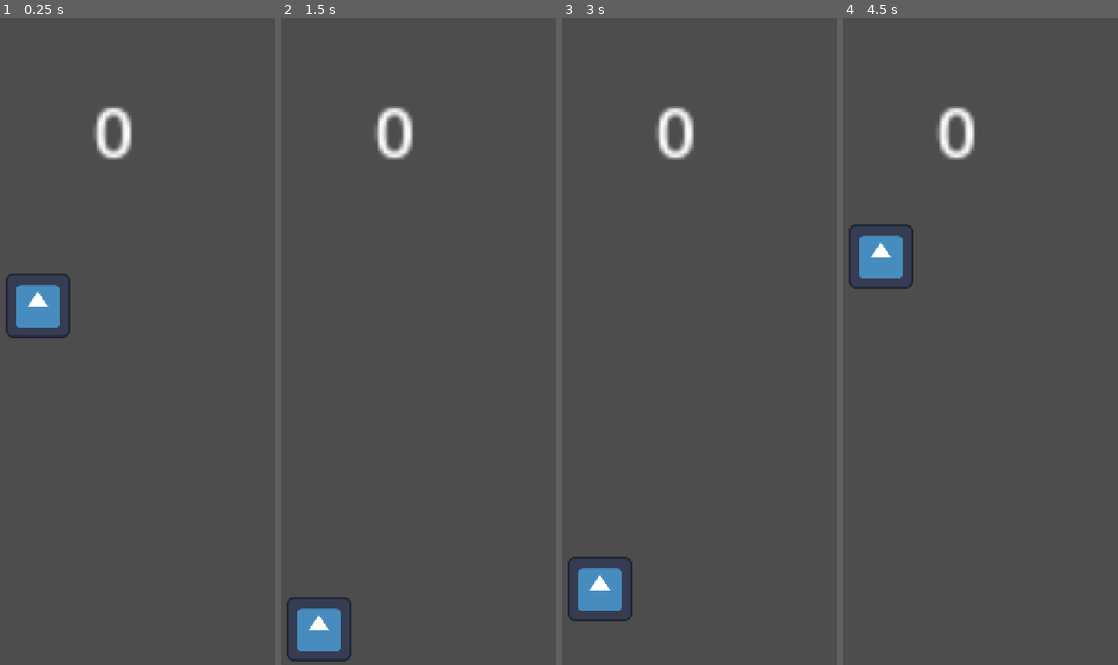
Above: before the commit, frames 1-4 (left to right).
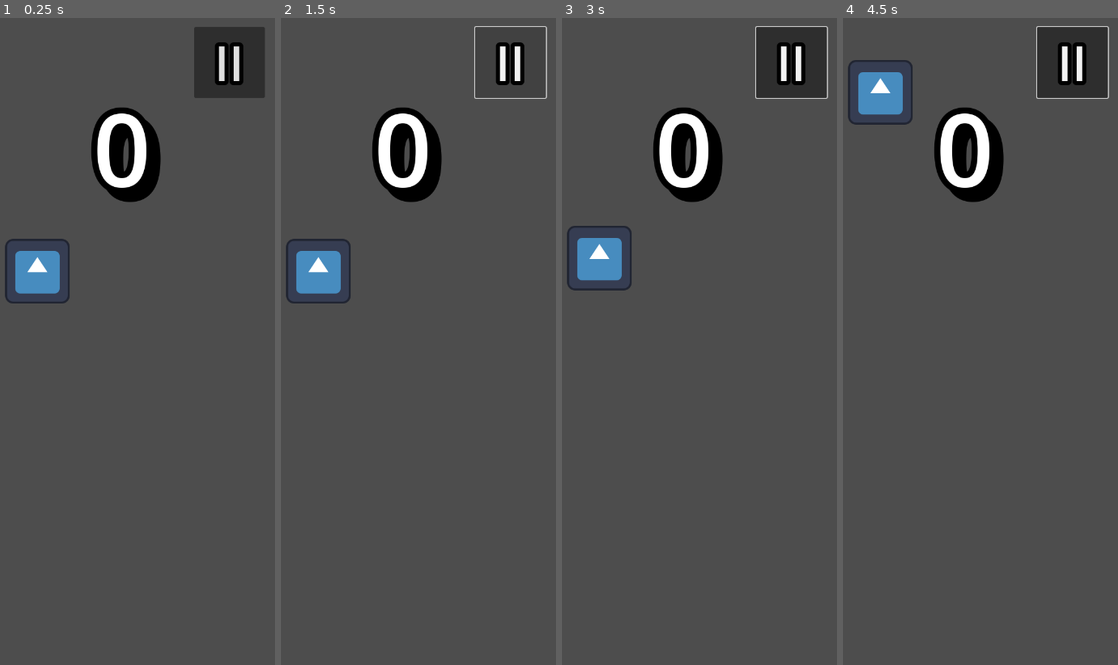
Above: after the commit, the same moments.

Repository: nekittheragdoll/FlappyMMA
Game: Godot game, scene res://scenes/game.tscn
Same seed, same stepped clock (60 frames per second), same inputs: the game is played once before the commit and once after it. The engine's default icon, where the game draws it, is replaced by a stand-in: a white triangle on a blue panel in a dark square.
Inputs (mouse positions are in pixels of both pictures, inside the frame that each line leads up to):
- Up to frame 1 (0.25 s): no input
- Up to frame 2 (1.5 s): click (509, 63) at 0.5 s, where only the run after the commit has a clickable "II"; click (509, 63) at 1.25 s, where only the run after the commit has a clickable "II"
- Up to frame 3 (3 s): click (790, 63) at 2 s, where only the run after the commit has a clickable "II"; tap Enter at 2.75 s; move the mouse to (647, 328) at 2.77 s; tap Space (jump) at 2.85 s; click (647, 328) at 2.92 s
- Up to frame 4 (4.5 s): tap Space (jump) at 3.02, 3.32, 3.6, 3.77, 4.07, 4.35 s; move the mouse to (862, 373) at 3.52 s; click (862, 373) at 3.67 s; move the mouse to (972, 199) at 4.27 s; click (972, 199) at 4.42 s

The runs differ from the first frame. In frame 1, 7.9% of the frame differs, in the area x 1-97%, y 1-50%; in frame 2, 6.5%; in frame 3, 8.6%; in frame 4, 8.6%, in the area x 1-97%, y 1-42%.

Commit message:
Added Score counter, autorestart, pause button

Diff:
--- a/project.godot
+++ b/project.godot
@@ -23,8 +23,7 @@
 
 window/size/viewport_width=720
 window/size/viewport_height=1280
-window/stretch/mode="canvas_items"
-window/stretch/aspect="expand"
+window/stretch/mode="viewport"
 window/handheld/orientation=1
 
 [input]
--- a/scenes/game.tscn
+++ b/scenes/game.tscn
@@ -9,6 +9,9 @@
 size = Vector2(835.5, 44)
 
 [sub_resource type="RectangleShape2D" id="RectangleShape2D_lbhrr"]
+
+[sub_resource type="SystemFont" id="SystemFont_lbhrr"]
+font_names = PackedStringArray("Impact")
 
 [node name="Game" type="Node2D"]
 process_mode = 3
@@ -29,10 +32,19 @@
 shape = SubResource("RectangleShape2D_uwrxv")
 debug_color = Color(0.996078, 0, 0.196078, 1)
 
+[node name="Floor2" type="Area2D" parent="."]
+position = Vector2(350, -44)
+scale = Vector2(1, 1.5)
+
+[node name="CollisionShape2D" type="CollisionShape2D" parent="Floor2"]
+shape = SubResource("RectangleShape2D_uwrxv")
+debug_color = Color(0.996078, 0, 0.196078, 1)
+metadata/_edit_lock_ = true
+
 [node name="Spawn_Timer" type="Timer" parent="."]
 process_mode = 1
 process_callback = 0
-wait_time = 7.0
+wait_time = 3.0
 autostart = true
 
 [node name="HUD" type="CanvasLayer" parent="."]
@@ -55,6 +67,7 @@
 grow_horizontal = 2
 grow_vertical = 2
 mouse_filter = 1
+metadata/_edit_use_anchors_ = true
 
 [node name="lbl_score" type="Label" parent="HUD/Control"]
 layout_mode = 0
@@ -62,9 +75,35 @@
 offset_top = 120.0
 offset_right = 376.0
 offset_bottom = 159.0
-scale = Vector2(5, 5)
 theme_type_variation = &"HeaderLarge"
+theme_override_colors/font_shadow_color = Color(0, 0, 0, 1)
+theme_override_colors/font_outline_color = Color(0, 0, 0, 1)
+theme_override_constants/shadow_offset_x = 16
+theme_override_constants/shadow_offset_y = 16
+theme_override_constants/outline_size = 48
+theme_override_constants/shadow_outline_size = 48
+theme_override_fonts/font = SubResource("SystemFont_lbhrr")
+theme_override_font_sizes/font_size = 200
 text = "0"
 
+[node name="btn_Pause" type="Button" parent="HUD/Control"]
+layout_mode = 1
+anchors_preset = -1
+anchor_left = -0.0305556
+anchor_top = 0.0078125
+anchor_right = -0.0305556
+anchor_bottom = 0.0078125
+offset_left = 582.0
+offset_top = 8.0
+offset_right = 722.0
+offset_bottom = 148.0
+theme_override_colors/font_outline_color = Color(0, 0, 0, 1)
+theme_override_constants/outline_size = 32
+theme_override_font_sizes/font_size = 96
+action_mode = 0
+text = "II"
+
 [connection signal="body_entered" from="Floor" to="." method="_on_obstacle_hit"]
+[connection signal="body_entered" from="Floor2" to="." method="_on_obstacle_hit"]
 [connection signal="timeout" from="Spawn_Timer" to="." method="_spawn_obstacle"]
+[connection signal="pressed" from="HUD/Control/btn_Pause" to="." method="_pause_the_game"]
--- a/scenes/obstacle.tscn
+++ b/scenes/obstacle.tscn
@@ -24,6 +24,7 @@
 scale = Vector2(6, 6.5)
 shape = SubResource("RectangleShape2D_drdry")
 debug_color = Color(1, 0, 0, 0.666667)
+metadata/_edit_lock_ = true
 
 [node name="BottomPart" type="Area2D" parent="."]
 position = Vector2(0, 1280)
@@ -37,12 +38,13 @@
 scale = Vector2(6, 6.5)
 shape = SubResource("RectangleShape2D_cjuko")
 debug_color = Color(1, 0, 0, 0.666667)
+metadata/_edit_lock_ = true
 
 [node name="PassPart" type="Area2D" parent="."]
 position = Vector2(0, 640)
 
 [node name="CollisionShape2D" type="CollisionShape2D" parent="PassPart"]
-position = Vector2(0, -4.5)
 scale = Vector2(5, 50)
 shape = SubResource("RectangleShape2D_sh7k1")
 debug_color = Color(0.0246666, 0.74, 0, 0.419608)
+metadata/_edit_lock_ = true
--- a/scripts/game.gd
+++ b/scripts/game.gd
@@ -2,34 +2,48 @@
 
 @export var player: CharacterBody2D
 @export var obstacle_scene: Resource
+var pause_btn: Button
 
 var Score: int = 0;
 var HUD : CanvasLayer
 
-enum State{START,PLAY,GAMEOVER}
+
+enum State{START,PLAY,PAUSED,GAMEOVER}
 var current_state = State.START
+var next_state = current_state
 
 # Called when the node enters the scene tree for the first time.
 func _ready() -> void:
 	HUD = get_node("HUD")
 	player = get_node("Player")
 	obstacle_scene = preload("res://scenes/obstacle.tscn")
-	#get_tree().paused = true
+	pause_btn = get_node("HUD/Control/btn_Pause")
+	get_tree().paused = true
 
-func _input(event: InputEvent) -> void:
-	if (current_state == State.START and Input.is_action_just_pressed("jump")):
-		print("wtf")
-		current_state = State.PLAY
-		get_tree().paused = false
 
 # Called every frame. 'delta' is the elapsed time since the previous frame.
 func _physics_process(delta: float) -> void:
-	pass
+	current_state = next_state
+	if (current_state == State.START and Input.is_action_just_pressed("jump")):
+		next_state = State.PLAY
+
+	match current_state:
+		State.START:
+			get_tree().paused = true
+		State.PLAY:
+			get_tree().paused = false
+		State.PAUSED:
+			get_tree().paused = true
+		State.GAMEOVER:
+			get_tree().paused = true
+			get_tree().reload_current_scene()
+
+
 
 
 func _on_obstacle_hit(body: Node2D) -> void:
 	if (body == player):
-		get_tree().paused = true
+		next_state = State.GAMEOVER
 
 func _on_greenline_touch(body: Node2D) -> void:
 	Score += 1
@@ -53,5 +67,10 @@
 			part.body_entered.connect(_on_greenline_touch)
 
 	#obstacle.body_entered.connect(_on_obstacle_hit)
+	return obstacle
 
-	return obstacle
+func _pause_the_game():
+	if (current_state == State.PLAY):
+		next_state = State.PAUSED
+	elif (current_state == State.PAUSED):
+		next_state = State.PLAY
--- a/scripts/obstacle.gd
+++ b/scripts/obstacle.gd
@@ -1,6 +1,6 @@
 extends Node2D
 
-@export var speed : float = 100
+@export var speed : float = 200
 var TopPart:Area2D
 var BottomPart:Area2D
 var rng=RandomNumberGenerator.new()
@@ -10,8 +10,13 @@
 	TopPart = get_node("TopPart")
 	BottomPart = get_node("BottomPart")
 
-	TopPart.position.y -= rng.randi_range(-20,200)
-	BottomPart.position.y += rng.randi_range(-20,200)
+	var offset = rng.randi_range(-32,32)*10
+	TopPart.position.y += offset
+	BottomPart.position.y += offset
+
+	var distance = rng.randi_range(-3,3) * 10
+	TopPart.position.y += distance
+	BottomPart.position.y -= distance
 
 
 
--- a/scripts/touch_area.gd
+++ b/scripts/touch_area.gd
@@ -13,7 +13,7 @@
 func _input_event(viewport: Viewport, event: InputEvent, shape_idx: int) -> void:
 	if event is InputEventMouseButton:
 		if event.is_pressed():
-			print("Click")
+			#print("Click")
 			Input.action_press("jump")
 		elif not event.is_pressed():
 			Input.action_release("jump")
Not shown: 1 places in scenes/game.tscn that only renumber resources
